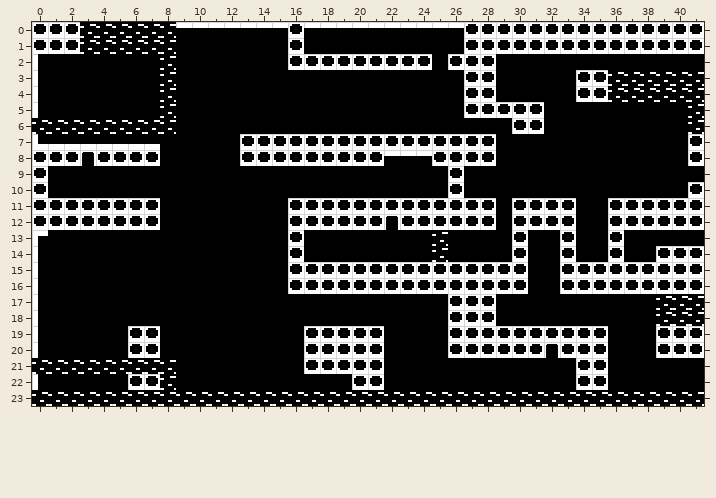
An edit to a level. Tiled map, tiled/overworld.tmx. That is the earlier state.
Cells are 16x16 px. Shown: x 0..41, y 0..23.
Once edited:
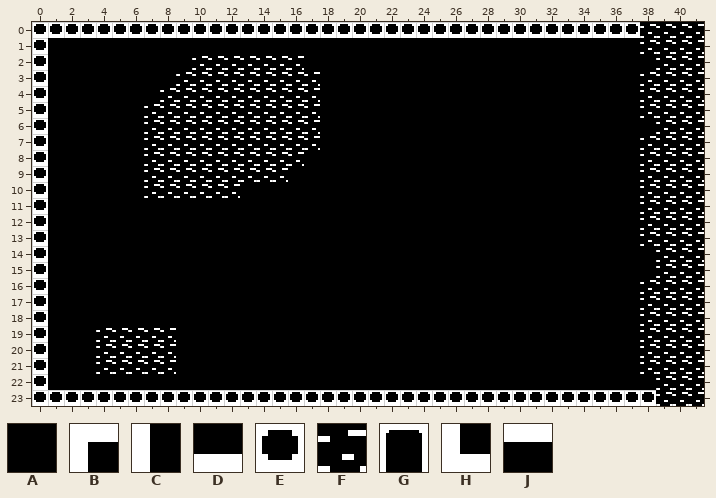
Key: from "overworld": A 0, B 1, C 2, D 3, E 4, F 6, G 7, H 8, J 11.
_ is an empty cell.
Tiles replaced or removed in this view: A, B, C, D, E, F, G, H, J.
The author wrote: more ardukoi-ish map for early dev
The exact change:
Changed rows in their new state; . is an unchanged cell.
Layer "Tile Layer 1":
first column x 0:
 0 ...EEEEEEEEEEEEE.EEEEEEEEEE...........FFFF
 1 .AAAAAAAA.......A..........AAAAAAAAAAAFFFF
 2 E.......A.FFFFFFFAAAAAAAA.AAA..........FFF
 3 E.......AFFFFFFFFF.........AA.....AAAA....
 4 E........FFFFFFFFF.........AA.....AAAA....
 5 E......F.FFFFFFFFF.........AAAAA......FFF.
 6 EAAAAAA..FFFFFFFFF............AA.......FF.
 7 EAAAAAAFFFFFFFFFFFAAAAAAAAAAA.........FFFF
 8 .AAAAAAFFFFFFFFFFAAAAAAAAAAAA.........FFFF
 9 .......FFFFFFFFF..........A...........FFFF
10 .......FFFFFF.............A...........FFFF
11 .AAAAAAA........AAAAAAAAAAAAA.AAAA..AAFFFF
12 .AAAAAAA........AAAAAAAAAAAAA.AAAA..AAFFFF
13 E...............A........A....A..A..A.FFFF
14 E...............A........A....A..A..A..FFF
15 E...............AAAAAAAAAAAAAAA..AAAAAAFFF
16 E...............AAAAAAAAAAAAAAA..AAAAAFFFF
17 E.........................AAA.........F...
18 E.........................AAA.........F...
19 E...FFFFF........AAAAA....AAAAAAAAAA..FFFF
20 E...FFFFF........AAAAA....AAAAAAAAAA..FFFF
21 EAAA.............AAAAA............AA..FFFF
22 E.....AAA...........AA............AA...FFF
23 EEEEEEEEEEEEEEEEEEEEEEEEEEEEEEEEEEEEEEE...
